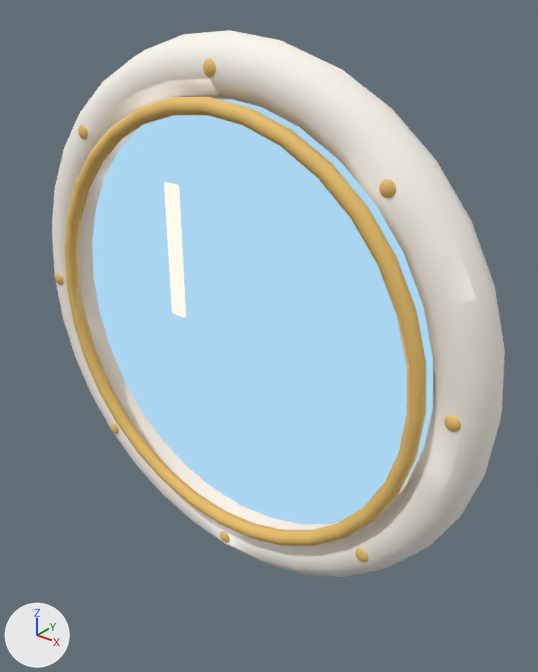
Before and after pictures for a commit that changed the glTF model assets/3d/native/windowRoundPorthole.glb.
Rendered twice from a 50 mm lens placed at (1.045, -1.199, 1.404), pointed at (0.069, 0.022, 0.647). Arrows for +X, +Y and +Z are at lower left; the lights stay in place. The first picture is the older version. Where no turn or scale is listed for an object, it has been applied to the vertices. Vertices at exactly the same position are counted once.

Script lines for the objects in view, before the commit:
```python
me_cylinder = bpy.data.meshes.new('Cylinder')
me_cylinder.from_pydata(...)  # 224 vertices, 444 faces; spans x -0.56..0.56, y -0.033..0.033, z -0.56..0.56
me_cylinder.materials.append(mat_outside_sky_round_sky_glass)
me_torus = bpy.data.meshes.new('Torus')
me_torus.from_pydata(...)  # a torus around y (ring radius 0.58, tube radius 0.065) spanning x -0.645..0.645, y -0.062..0.062, z -0.645..0.645
me_torus.materials.append(mat_window_area_white_001)
me_torus_001 = bpy.data.meshes.new('Torus.001')
me_torus_001.from_pydata(...)  # a torus around y (ring radius 0.51, tube radius 0.018) spanning x -0.528..0.528, y -0.017..0.017, z -0.528..0.528
me_torus_001.materials.append(mat_window_area_gold_001)
ob_brass_inner_ring = bpy.data.objects.new('Brass inner ring', me_torus_001)
ob_brass_inner_ring.location = (0.0, -0.085, 0.66)
ob_round_sky_glass = bpy.data.objects.new('Round sky glass', me_cylinder)
ob_round_sky_glass.location = (0.0, 0.02, 0.66)
ob_round_white_window_frame = bpy.data.objects.new('Round white window frame', me_torus)
ob_round_white_window_frame.location = (0.0, -0.015, 0.66)
# also in view: 'Porthole reflection' at (-0.18, -0.023, 0.81)
```
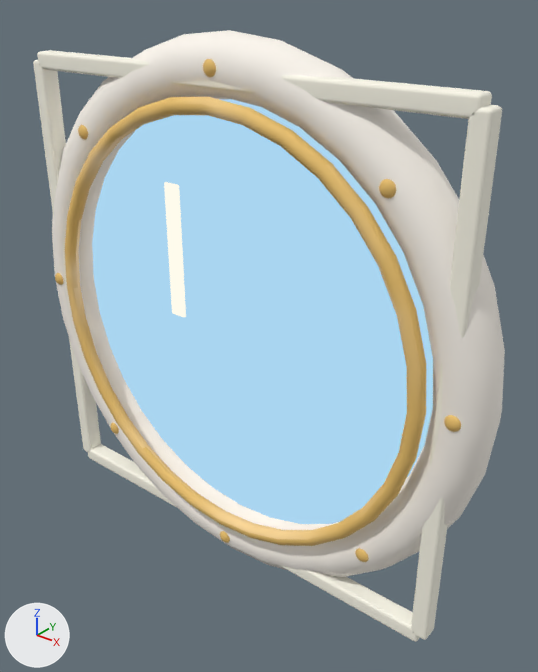
What changed in the scene script:
```text
Add mat_window_area_cream_004:
    mat_window_area_cream_004 = bpy.data.materials.new('Window area cream.004')
    # colours: white #fefbec
    # uses the picture img_window_area_lightmap
Change me_torus_001:
    where me_torus_001.from_pydata(...)  # 320 vertices, 640 faces; spans x -0.528..0.528, y -0.017..0.017, z -0.528..0.528
    used by ob_brass_inner_ring; location = (0.0, -0.085, 0.66)
    me_torus_001 part 1: texture (UV) coordinates of 640 of 640 faces, centred in x -0.523..0.523, y -0.017..0.017, z -0.523..0.523, changed; they spanned u 0.26..0.98, v 0.01..0.99 and now span u 0.15..0.96, v 0.01..0.97
Change me_torus:
    where me_torus.from_pydata(...)  # 320 vertices, 640 faces; spans x -0.645..0.645, y -0.062..0.062, z -0.645..0.645
    used by ob_round_white_window_frame; location = (0.0, -0.015, 0.66)
    me_torus part 2: texture (UV) coordinates of 640 of 640 faces, centred in x -0.637..0.637, y -0.062..0.062, z -0.637..0.637, changed; they spanned u 0.79..0.97, v 0.21..0.91 and now span u 0.76..0.95, v 0.01..0.88
Add me_cube_1380:
    me_cube_1380.from_pydata(...)  # 96 vertices, 188 faces; spans x -0.02..0.02, y -0.022..0.022, z -0.56..0.56
    me_cube_1380.materials.append(mat_window_area_cream_004)
Add me_cube_1379:
    me_cube_1379.from_pydata(...)  # 96 vertices, 188 faces; spans x -0.02..0.02, y -0.022..0.022, z -0.56..0.56
    me_cube_1379.materials.append(mat_window_area_cream_004)
Add me_cube_1382:
    me_cube_1382.from_pydata(...)  # 96 vertices, 188 faces; spans x -0.56..0.56, y -0.022..0.022, z -0.02..0.02
    me_cube_1382.materials.append(mat_window_area_cream_004)
Add me_cube_1381:
    me_cube_1381.from_pydata(...)  # 96 vertices, 188 faces; spans x -0.56..0.56, y -0.022..0.022, z -0.02..0.02
    me_cube_1381.materials.append(mat_window_area_cream_004)
Add ob_opening_sash_upright_001:
    ob_opening_sash_upright_001 = bpy.data.objects.new('Opening sash upright.001', me_cube_1380)
    ob_opening_sash_upright_001.location = (0.56, -0.053, 0.66)
Add ob_opening_sash_upright:
    ob_opening_sash_upright = bpy.data.objects.new('Opening sash upright', me_cube_1379)
    ob_opening_sash_upright.location = (-0.56, -0.053, 0.66)
Add ob_opening_sash_rail_001:
    ob_opening_sash_rail_001 = bpy.data.objects.new('Opening sash rail.001', me_cube_1382)
    ob_opening_sash_rail_001.location = (0.0, -0.053, 1.22)
Add ob_opening_sash_rail:
    ob_opening_sash_rail = bpy.data.objects.new('Opening sash rail', me_cube_1381)
    ob_opening_sash_rail.location = (0.0, -0.053, 0.1)
```

Boxes [x1, y1, x2, y2] around the edits, measured in the pictures (538 x 672 px):
'Opening sash upright.001', added: after [411, 105, 502, 640]
'Opening sash rail.001', added: after [37, 50, 492, 119]
'Opening sash rail', added: after [88, 444, 420, 642]
'Opening sash upright', added: after [33, 60, 101, 452]
part 1 of me_torus_001, surface changed: [65, 97, 421, 543] in both
part 2 of me_torus, surface changed: [54, 56, 492, 577] in both
